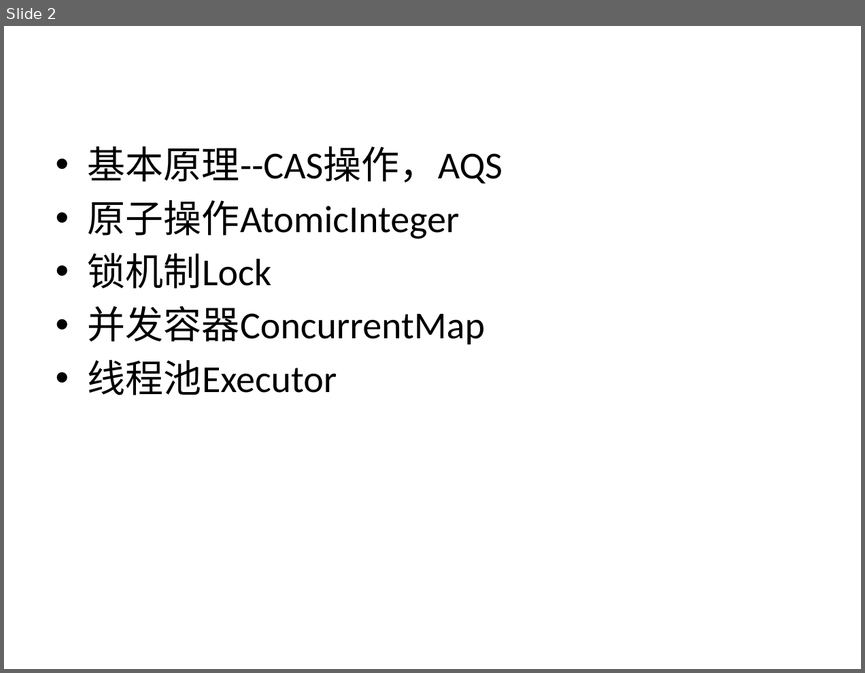
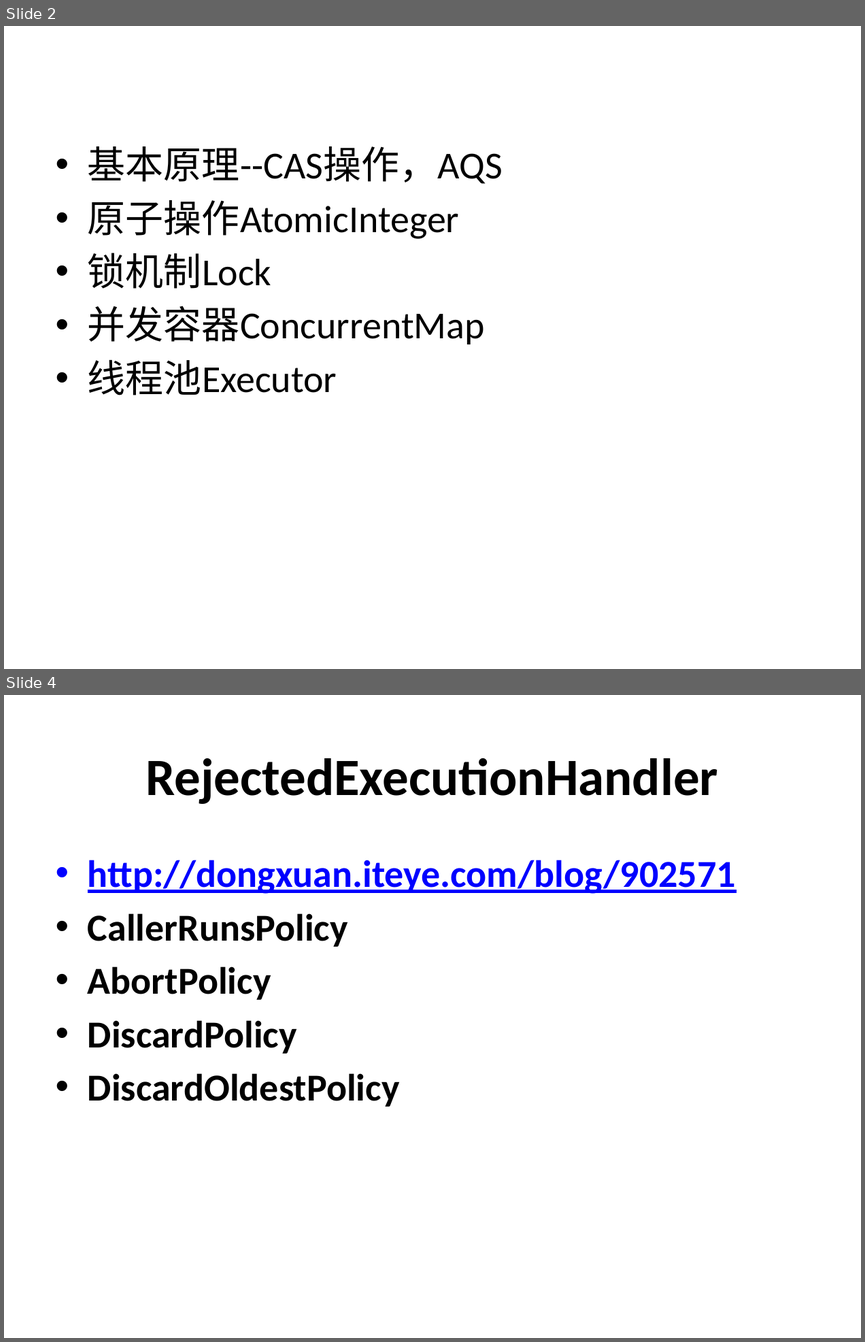
Before and after one commit to NickyQian/Practice, a slide deck: Document/Java Concurrency.pptx. Shown one above the other, each under a label of ours: slide 2 before the commit, slides 2 and 4 after it; the slides between them are not shown. The pictures are 865x673 and 865x1342 pixels, drawn with LibreOffice and Linux fonts; fonts in the diff are those of the drawing. Boxes give left, top, right and bottom in pixels: in the first picture for what was removed or moved away, otherwise in the second. Text is boxed around its words. In the diff, an @@ line names an element or a change of style, - is before the commit and + after.

```diff
--- a/Document/Java Concurrency.pptx
+++ b/Document/Java Concurrency.pptx
@@ slide 4 added at <box>4,695,861,1338</box>, background #FFFFFF @@
@@ title added at <box>145,758,718,804</box>, 44 pt, text #000000, bold @@
+RejectedExecutionHandler
@@ text added at <box>88,860,736,1106</box>, 32 pt, text #000000, bold @@
+• http://dongxuan.iteye.com/blog/902571
+• CallerRunsPolicy
+• AbortPolicy
+• DiscardPolicy
+• DiscardOldestPolicy
```
Also in this commit, not shown: 2 other slides added, 1 slide removed, 3 other files.
